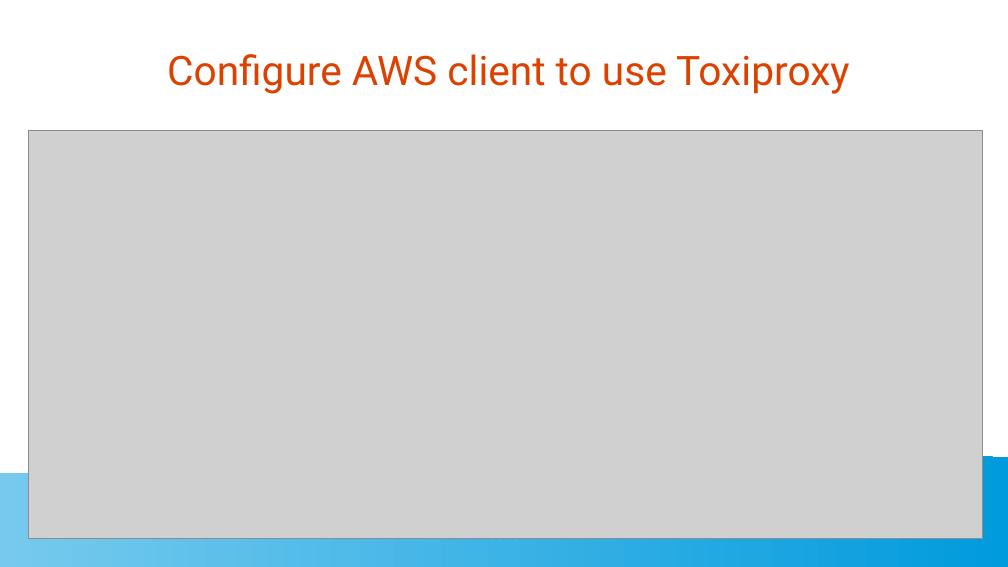
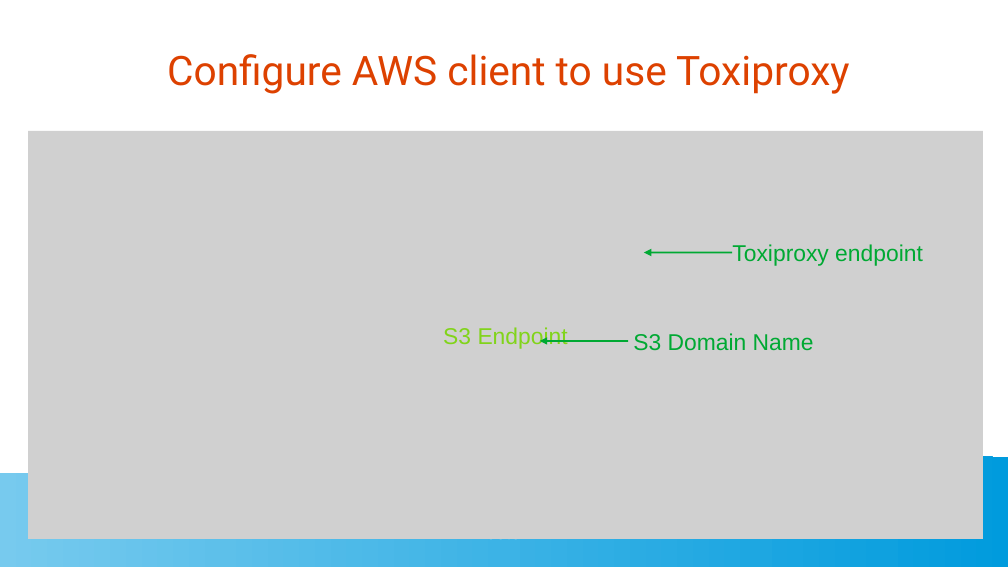
Before and after one commit to golangbot/gophercon-uk-2025-talk, a slide deck: slide 16 of Presentation.odp. Drawn at 1008x567 pixels with LibreOffice and Linux fonts; fonts in the diff are those of the drawing; grey boxes stand for pictures. Boxes give left, top, right and bottom in pixels: in the first picture for what was removed or moved away, otherwise in the second. Text is boxed around its words. In the diff, an @@ line names an element or a change of style, - is before the commit and + after.

```diff
--- a/Presentation.odp
+++ b/Presentation.odp
@@ line added at (644,252,733,252), outline #00A933 1.42 pt, 18 pt, text #00A933 @@
+Toxiproxy endpoint
@@ text in picture at (443,327,568,349): text added @@
+S3 Endpoint
@@ line added at (540,341,628,341), outline #00A933 1.42 pt, 18 pt, text #00A933 @@
+S3 Domain Name
```
Also in this commit, not shown: 5 other slides changed, 2 other files.
